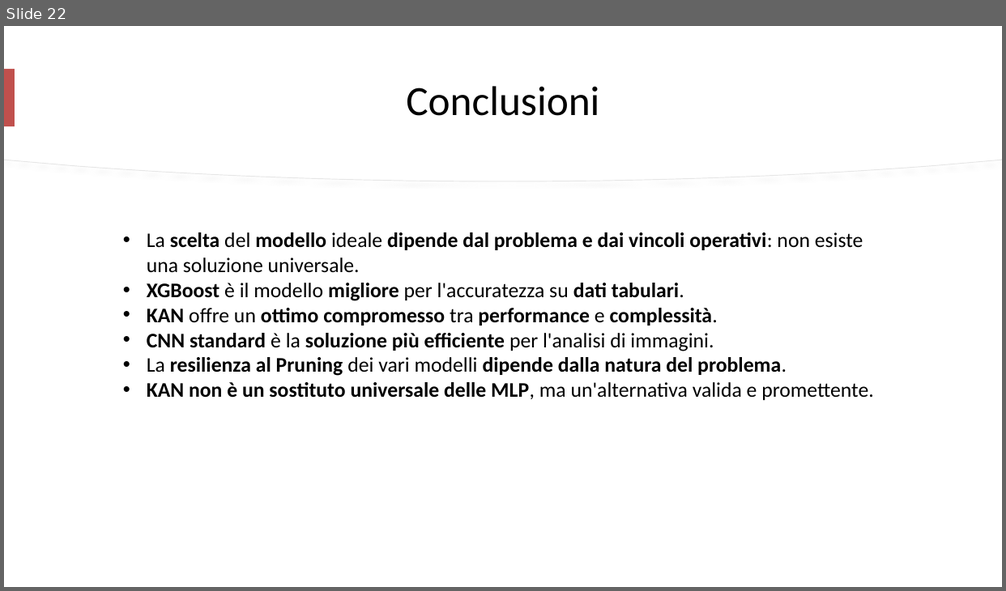
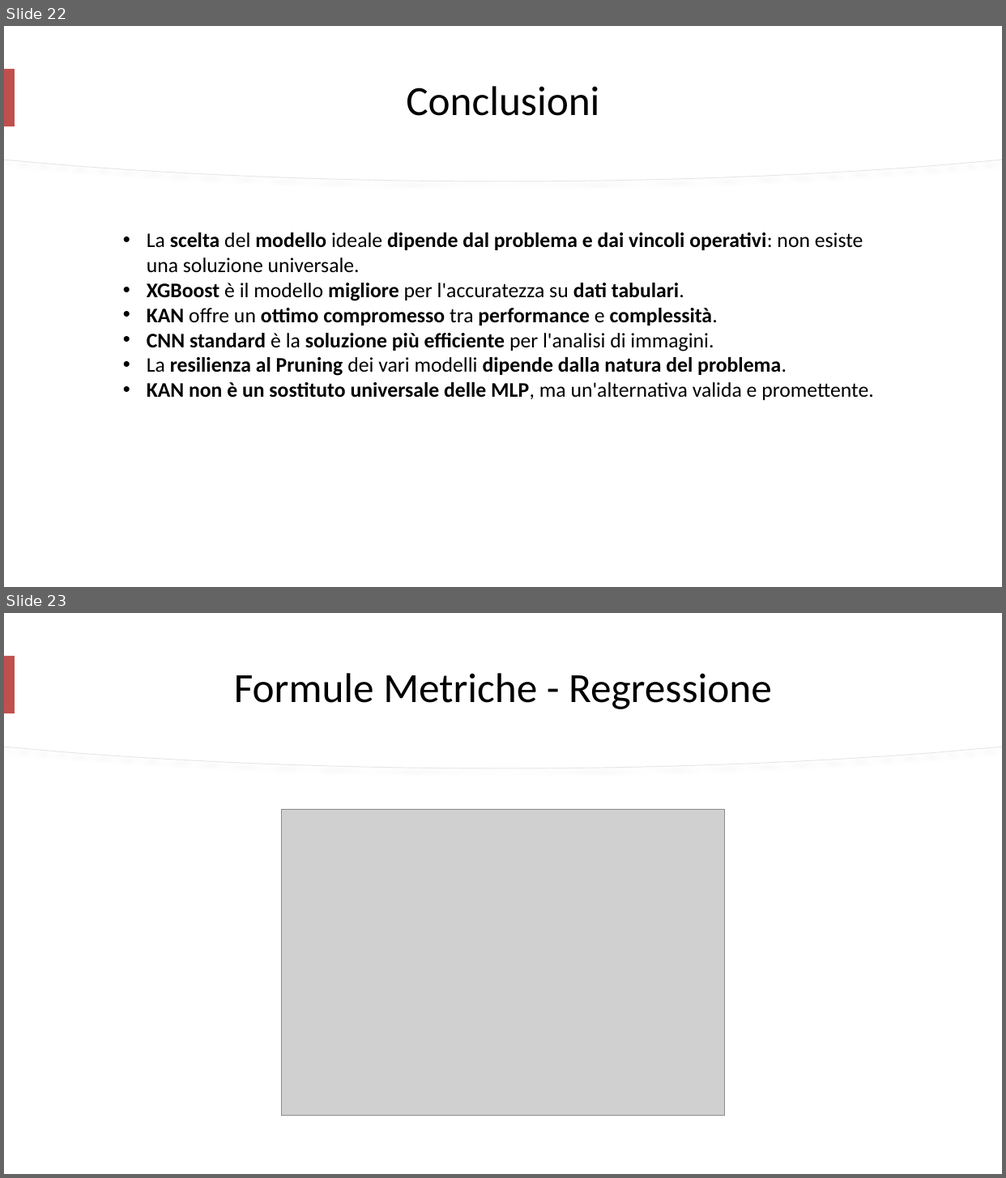
Before and after one commit to mtomas03/Thesis_Paper, a slide deck: Presentation.pptx. Shown one above the other, each under a label of ours: slide 22 before the commit, slides 22 and 23 after it. The pictures are 1006x591 and 1006x1178 pixels, drawn with LibreOffice and Linux fonts; fonts in the diff are those of the drawing; grey boxes stand for pictures. Boxes give left, top, right and bottom in pixels: in the first picture for what was removed or moved away, otherwise in the second. Text is boxed around its words. In the diff, an @@ line names an element or a change of style, - is before the commit and + after.

```diff
--- a/Presentation.pptx
+++ b/Presentation.pptx
@@ slide 23 added at box(4, 613, 1002, 1174), background #FFFFFF @@
@@ freeform shape added at box(4, 613, 1002, 769), fill #FFFFFF, outline #E6E6E6 0.75 pt @@
@@ freeform shape added at box(4, 613, 1002, 768), fill #FFFFFF @@
@@ rectangle added at box(4, 656, 15, 713), fill #C0504D @@
@@ title added at box(234, 673, 772, 709), 40 pt, text #000000 @@
+Formule Metriche - Regressione
@@ picture added at box(282, 809, 725, 1116) @@
```
Also in this commit, not shown: 3 slides changed, 3 other slides added, 1 other file.
